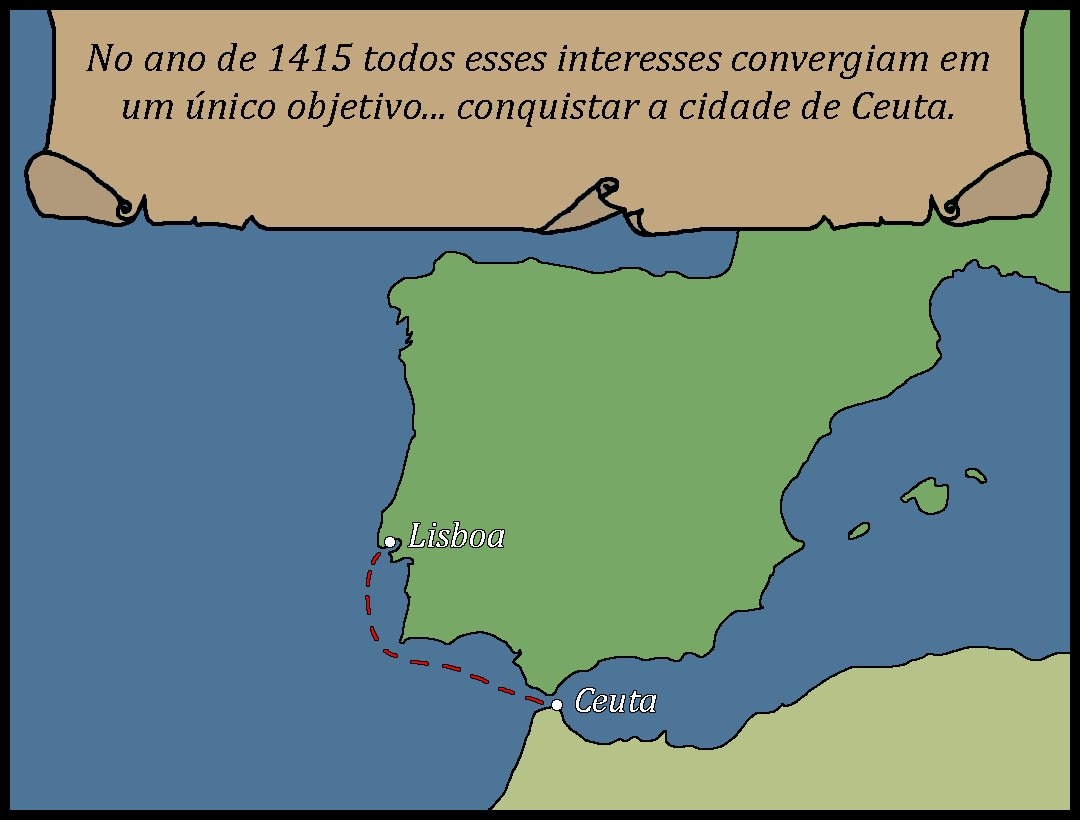
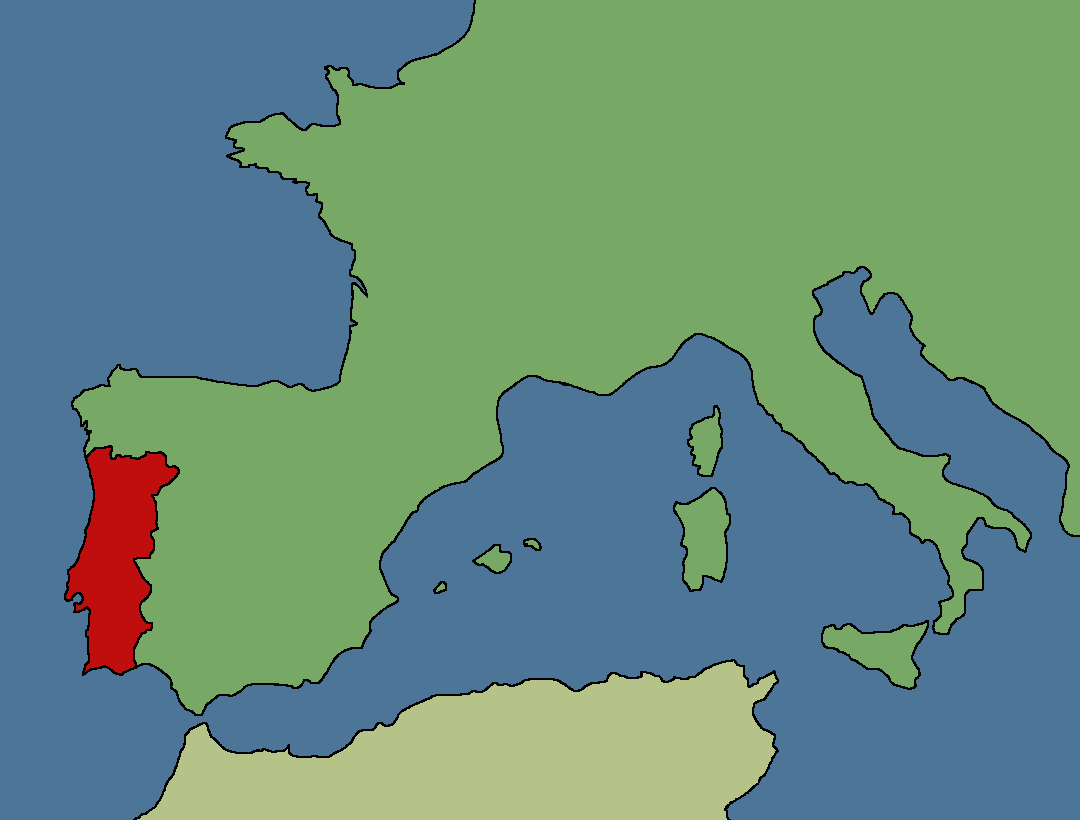
The second 1080x820 image is a revision of the first. Changes to its layers:
hid "Layer 1" over 0, 0, 1080, 820
renamed "No ano de 1415 todos esses interesses convergiam em um único ob" to "Nos próximos anos Portugal iria passar de um pequeno reino no c", hid it, painted on it over 86, 43, 989, 144
hid "Layer 2" over 24, 0, 1052, 237
removed layer "Ceuta" over 576, 688, 656, 712
hid "Lisboa" over 408, 522, 504, 547
hid "lisboa" over 385, 537, 395, 547
renamed "ceuta" to "Layer 7", painted on it over 64, 0, 1080, 820
hid "Layer 6", moved it above "Layer 5", painted on it over 0, 0, 1080, 820
hid "Layer 5" over 377, 0, 1080, 820
